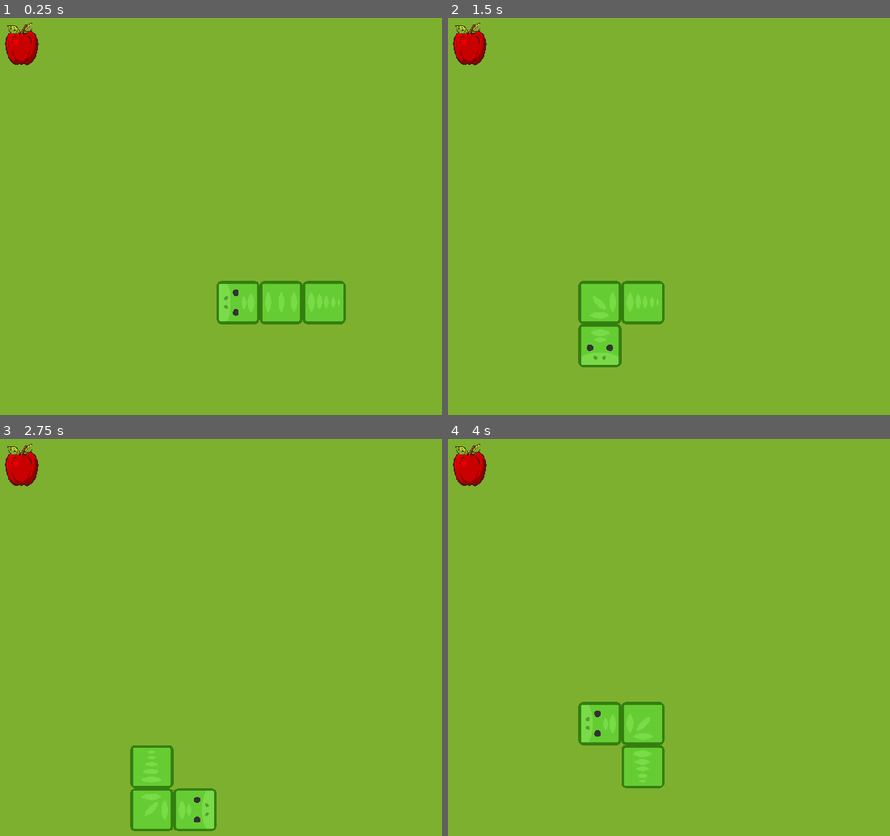
Above: before the commit, frames 1-4 (two rows, left to right).
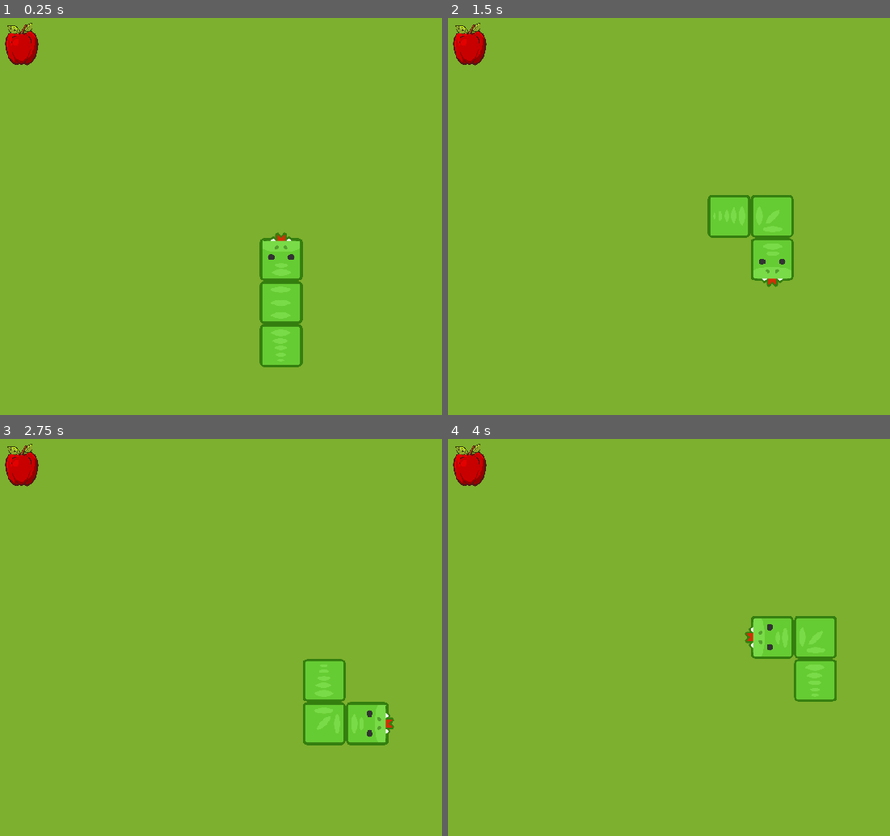
Above: after the commit, the same moments.

Repository: MartinAskestad/godot-games
Game: Godot game, scene res://Snake.tscn
Two runs of this game, one before a commit and one after it. Both use one fixed random seed, a clock stepped at 60 frames per second and the inputs below.
Inputs:
- Up to frame 1 (0.25 s): no input
- Up to frame 2 (1.5 s): hold D (right) 0.53-1.28 s; tap Enter at 1.25 s; hold S (down) from 1.28 s (still down)
- Up to frame 3 (2.75 s): release S (down) at 2.03 s; hold D (right) from 2.03 s (still down)
- Up to frame 4 (4 s): tap Space at 2.75 s; release D (right) at 2.78 s; hold W (up) 2.78-3.53 s; hold A (left) from 3.53 s (still down)

The runs differ from the first frame. In frame 1, 4.2% of the frame differs, in the area x 48-79%, y 53-88%; in frame 2, 6.3%, in the area x 29-79%, y 44-88%; in frame 3, 6.3%; in frame 4, 6.3%.

Commit message:
Add polish to the game

Diff:
--- a/snake/Snake.tscn
+++ b/snake/Snake.tscn
@@ -1,7 +1,9 @@
-[gd_scene load_steps=3 format=2]
+[gd_scene load_steps=5 format=2]
 
 [ext_resource path="res://snake.gd" type="Script" id=1]
 [ext_resource path="res://snake_tileset.tres" type="TileSet" id=2]
+[ext_resource path="res://assets/tounge.png" type="Texture" id=3]
+[ext_resource path="res://assets/Apple-bite-sound-effect.ogg" type="AudioStream" id=4]
 
 [node name="Snake" type="TileMap"]
 tile_set = ExtResource( 2 )
@@ -15,4 +17,11 @@
 [node name="Camera2D" type="Camera2D" parent="."]
 zoom = Vector2( 5, 5 )
 
+[node name="Tounge" type="Sprite" parent="."]
+texture = ExtResource( 3 )
+centered = false
+
+[node name="BiteApple" type="AudioStreamPlayer" parent="."]
+stream = ExtResource( 4 )
+
 [connection signal="timeout" from="UpdateSnake" to="." method="_on_UpdateSnake_timeout"]
--- a/snake/project.godot
+++ b/snake/project.godot
@@ -14,6 +14,8 @@
 config/description="A recreation of the classic game \"Snake\"."
 run/main_scene="res://Snake.tscn"
 config/icon="res://icon.png"
+config/macos_native_icon="res://app.icns"
+config/windows_native_icon="res://app.ico"
 
 [display]
 
--- a/snake/snake.gd
+++ b/snake/snake.gd
@@ -1,7 +1,7 @@
 extends TileMap
 
 var body: Array = []
-var direction = Vector2.LEFT
+var direction: Vector2
 var ate = false
 var apple: Vector2
 var move_queued = false
@@ -12,6 +12,8 @@
 onready var turn_id = tile_set.find_tile_by_name("turn")
 onready var apple_id = tile_set.find_tile_by_name("apple")
 
+onready var tounge = $Tounge
+
 func _ready() -> void:
   restart_game()
   spawn_apple()
@@ -21,8 +23,8 @@
   randomize()
   var screen_center = get_viewport().get_visible_rect().size * 0.5
   var center_of_map = world_to_map(screen_center)
-  body = [center_of_map + Vector2.LEFT, center_of_map, center_of_map + Vector2.RIGHT]
-  direction = Vector2.LEFT
+  body = [center_of_map + Vector2.UP, center_of_map, center_of_map + Vector2.DOWN]
+  direction = Vector2.UP
 
 func draw_game() -> void:
   clear()
@@ -34,6 +36,16 @@
     head_direction == Vector2.RIGHT,
     head_direction == Vector2.DOWN,
     head_direction == Vector2.DOWN or head_direction == Vector2.UP)
+  # draw tounge
+  tounge.position = map_to_world(body.front())
+  tounge.position += Vector2(4, 0) if head_direction == Vector2.RIGHT else Vector2.ZERO
+  tounge.position += Vector2(cell_size.x + 8, 0) if head_direction == Vector2.LEFT else Vector2.ZERO
+  tounge.position += Vector2(0, cell_size.y - 4) if head_direction == Vector2.UP else Vector2.ZERO
+  tounge.position += Vector2(0, -8) if head_direction == Vector2.DOWN else Vector2.ZERO
+  var tounge_rotaton = deg2rad(0) if (head_direction == Vector2.DOWN
+                                      or head_direction == Vector2.UP) else deg2rad(90)
+  tounge.rotation = tounge_rotaton
+  tounge.flip_v = head_direction == Vector2.DOWN or head_direction == Vector2.LEFT
   # draw tail
   var tail_direction = body.back() - body[-2]
   set_cellv(body.back(), tail_id,
@@ -70,6 +82,7 @@
   # check if ate apple
   if body.front() == apple:
     ate = true
+    $BiteApple.play()
     spawn_apple()
   # check if going of screen
   if (body.front().x < 0 or body.front().x > 14
@@ -99,6 +112,3 @@
     rnd = randi() % 225
     apple_pos = Vector2(rnd % 15, (rnd - (rnd % 15)) / 15)
   apple = apple_pos
-
-func draw_apple() -> void:
-  set_cellv(apple, apple_id)
Binary file added: snake/app.ico
Not shown, added: snake/assets/Apple-bite-sound-effect.ogg.import
Binary file added: snake/assets/tounge.png
Not shown, added: snake/assets/tounge.png.import
Binary file changed: snake/icon.png
Not shown, changed: snake/README.md
Not shown, added: snake/app.icns
Not shown, added: snake/assets/Apple-bite-sound-effect.ogg
